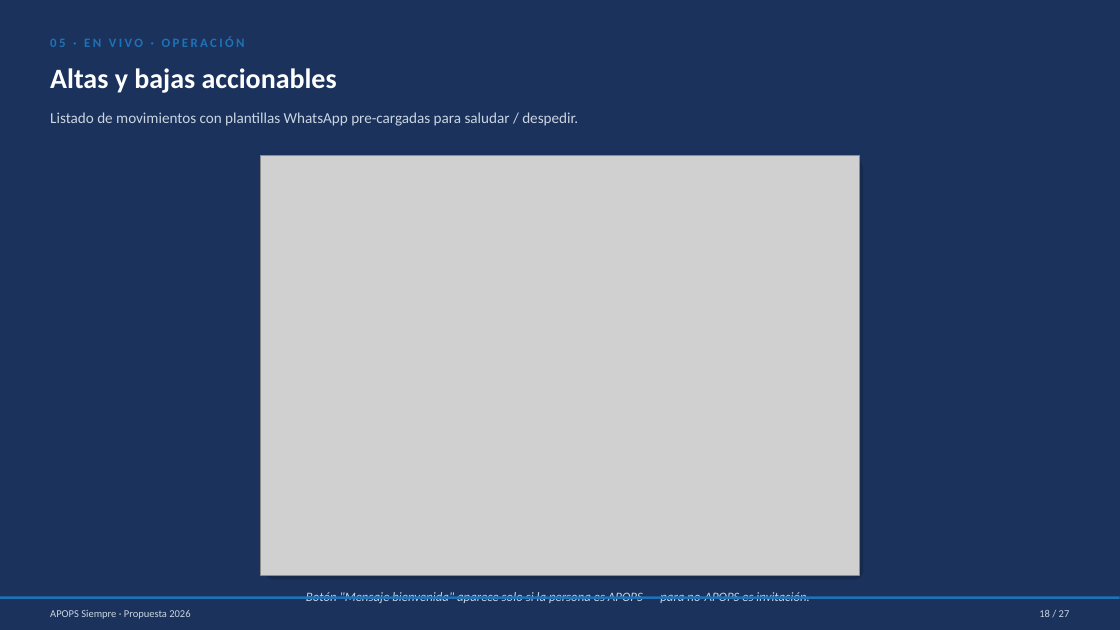
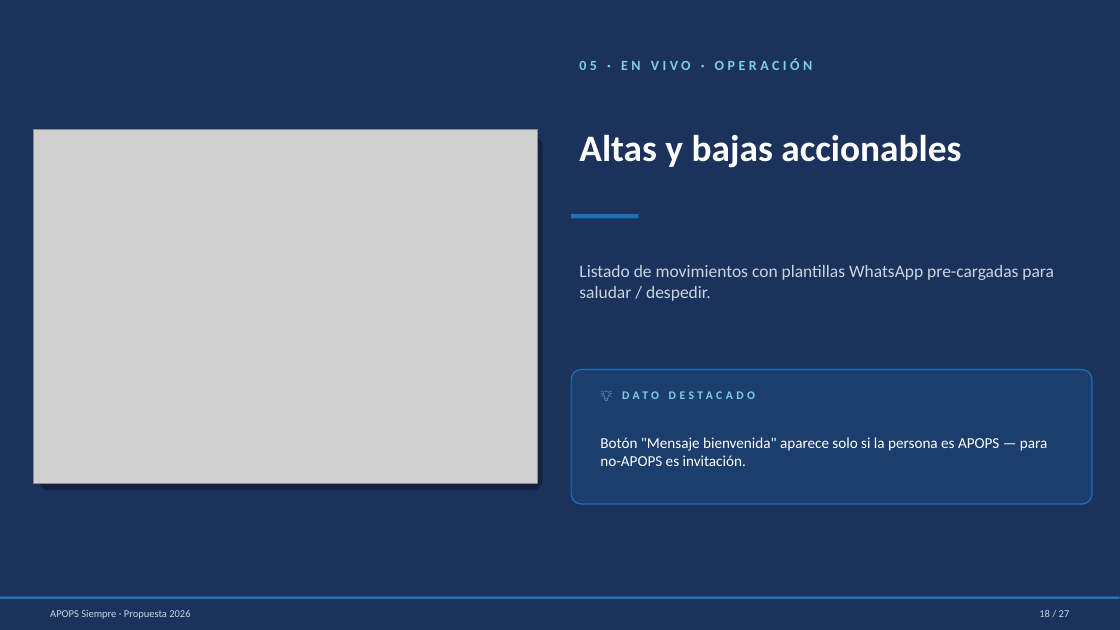
Before and after one commit to saadypacheco/apops, a slide deck: slide 18 of Presentacion-APOPS-Siempre.pptx. Drawn at 1120x630 pixels with LibreOffice and Linux fonts; fonts in the diff are those of the drawing; grey boxes stand for pictures. Boxes give left, top, right and bottom in pixels: in the first picture for what was removed or moved away, otherwise in the second. Text is boxed around its words. In the diff, an @@ line names an element or a change of style, - is before the commit and + after.

```diff
--- a/Presentacion-APOPS-Siempre.pptx
+++ b/Presentacion-APOPS-Siempre.pptx
@@ text "05 · EN VIVO · ...": place and size @@
-text "05 · EN VIVO · ..." at [50, 36, 245, 47]
+text "05 · EN VIVO · ..." at [579, 58, 813, 70]
@@ text "05 · EN VIVO · ..." at [579, 58, 813, 70]: size 11 to 12 pt, text colour #1F72B8 to #7FCFE5, letter spacing 2 to 3 pt @@
@@ text "Altas y bajas accionables": place and size @@
-text "Altas y bajas accionables" at [50, 68, 337, 93]
+text "Altas y bajas accionables" at [579, 134, 961, 168]
@@ text "Altas y bajas accionables" at [579, 134, 961, 168]: size 24 to 32 pt @@
@@ picture: place and size @@
-picture at [260, 155, 859, 576]
+picture at [34, 129, 538, 483]
@@ rounded rectangle added at [39, 136, 543, 490], fill #000000 at 30% opacity @@
@@ rounded rectangle removed at [265, 160, 863, 580] @@
@@ text "Listado de movimientos con plantillas ...": place and size @@
-text "Listado de movimientos con plantillas ..." at [50, 112, 578, 126]
+text "Listado de movimientos con plantillas ..." at [579, 265, 1054, 301]
@@ text "Listado de movimientos con plantillas ..." at [579, 265, 1054, 301]: size 13 to 15 pt; more space between paragraphs @@
@@ rectangle added at [571, 214, 639, 218], fill #1F72B8 @@
@@ rounded rectangle added at [571, 370, 1092, 504], fill #1F72B8 at 20% opacity, outline #1F72B8 1 pt @@
@@ text "Botón "Mensaje bienvenida" aparece solo ...": place and size @@
-text "Botón "Mensaje bienvenida" aparece solo ..." at [306, 592, 809, 603]
+text "Botón "Mensaje bienvenida" aparece solo ..." at [600, 437, 1047, 466]
@@ text "Botón "Mensaje bienvenida" aparece solo ..." at [600, 437, 1047, 466]: size 11 to 13 pt, text colour #CBD5E1 to #FFFFFF, italic off; alignment centre to left @@
@@ text added at [622, 391, 659, 399], 10 pt, text #7FCFE5, bold @@
+💡 DATO DESTACADO
```
Also in this commit, not shown: 6 other slides changed, 1 other file.
